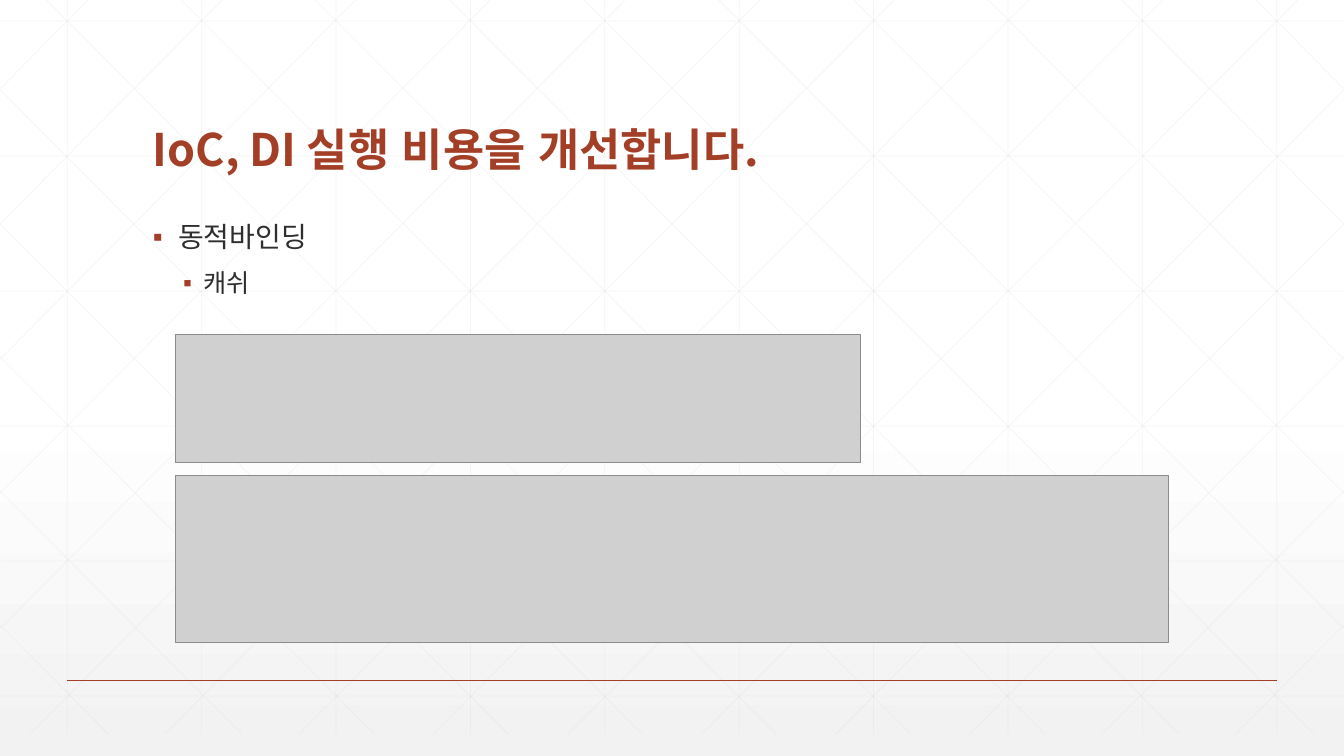
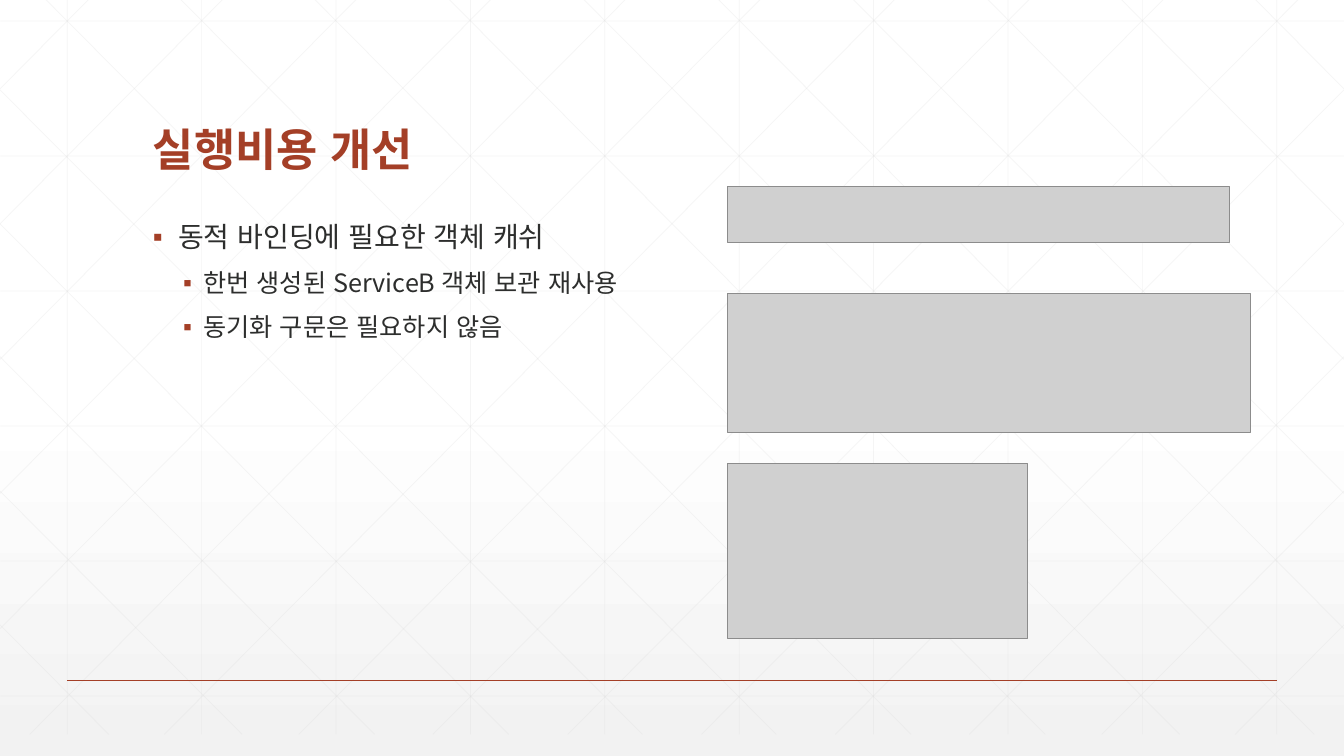
Before and after one commit to zeroshift01/code5, a slide deck: slide 5 of inflearn04/doc/3.(심화)IoC DI 실행비용을 개선합니다.pptx. Drawn at 1344x756 pixels with LibreOffice and Linux fonts; fonts in the diff are those of the drawing; grey boxes stand for pictures. Boxes give left, top, right and bottom in pixels: in the first picture for what was removed or moved away, otherwise in the second. Text is boxed around its words. In the diff, an @@ line names an element or a change of style, - is before the commit and + after.

```diff
--- a/inflearn04/doc/3.(심화)IoC DI 실행비용을 개선합니다.pptx
+++ b/inflearn04/doc/3.(심화)IoC DI 실행비용을 개선합니다.pptx
@@ title at (153,128,412,170): text changed @@
-IoC, DI 실행 비용을 개선합니다.
+실행비용 개선
@@ picture added at (728,187,1230,243) @@
@@ text at (178,224,618,338): text changed; size 20 to 18 pt @@
-▪ 동적바인딩
-  ▪ 캐쉬
+▪ 동적 바인딩에 필요한 객체 캐쉬
+  ▪ 한번 생성된 ServiceB 객체 보관 재사용
+  ▪ 동기화 구문은 필요하지 않음
@@ picture added at (728,293,1251,433) @@
@@ picture removed at (175,335,860,463) @@
@@ picture removed at (175,475,1169,642) @@
@@ picture added at (728,463,1028,638) @@
```
Also in this commit, not shown: 5 other slides changed, 9 other files.
